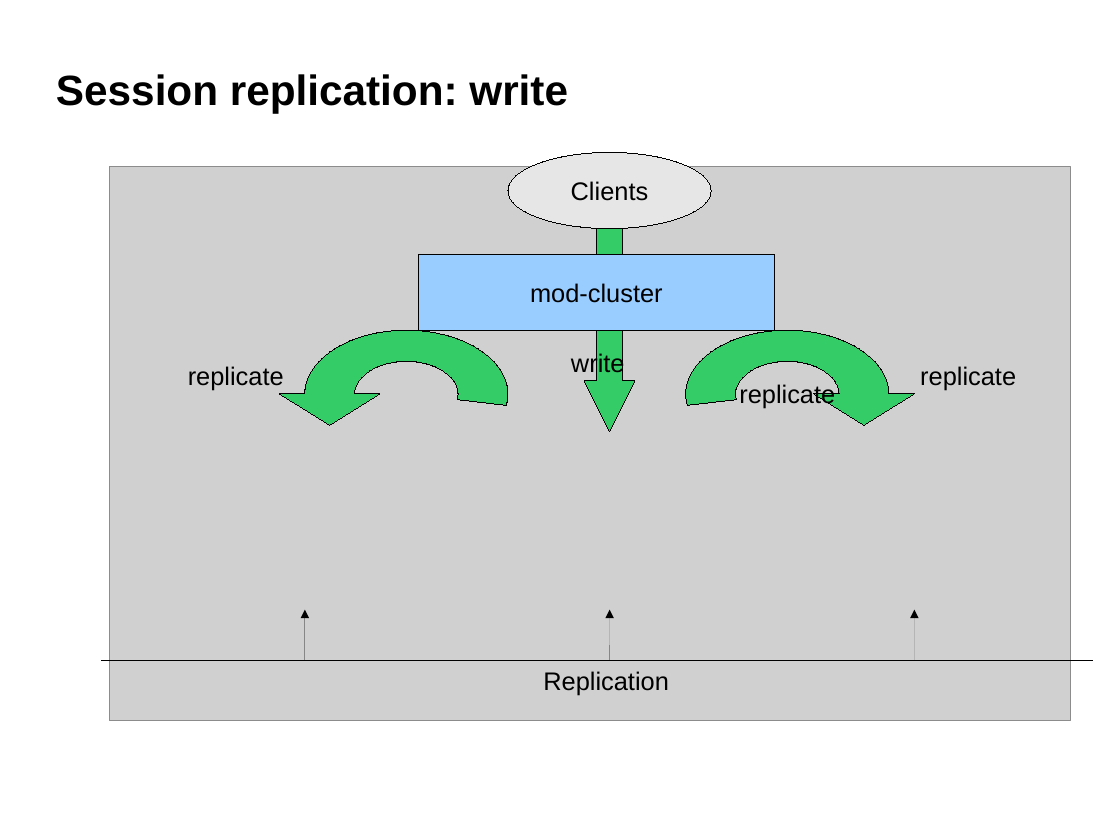
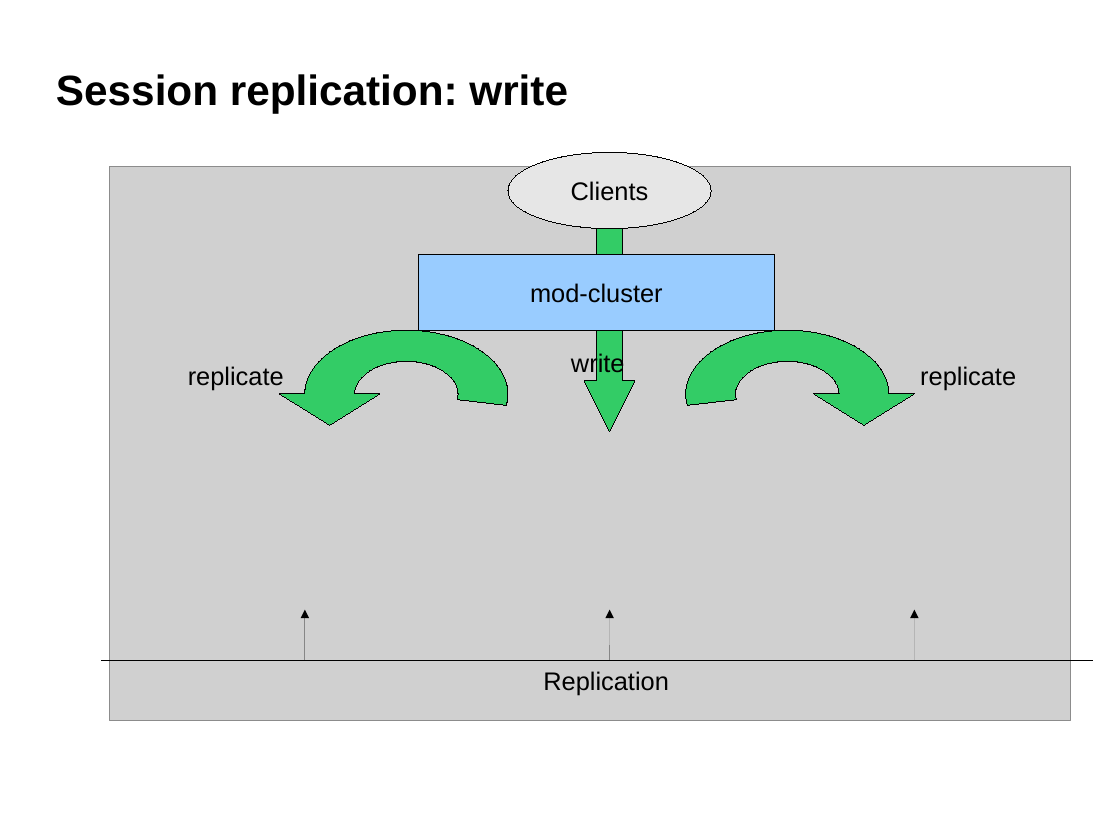
Before and after one commit to belaban/SessionPerf, a slide deck: slide 11 of docs/jbw2012.odp. Drawn at 1120x840 pixels with LibreOffice and Linux fonts; fonts in the diff are those of the drawing; grey boxes stand for pictures; background and template pictures are left out. Boxes give left, top, right and bottom in pixels: in the first picture for what was removed or moved away, otherwise in the second. Text is boxed around its words. In the diff, an @@ line names an element or a change of style, - is before the commit and + after.

```diff
--- a/docs/jbw2012.odp
+++ b/docs/jbw2012.odp
@@ freeform shape removed at <box>686,330,889,457</box> @@
-replicate
@@ freeform shape added at <box>686,330,889,457</box>, fill #33CC66, outline #000000 0 pt @@
```
Also in this commit, not shown: 1 other slide changed, 3 slides added.
